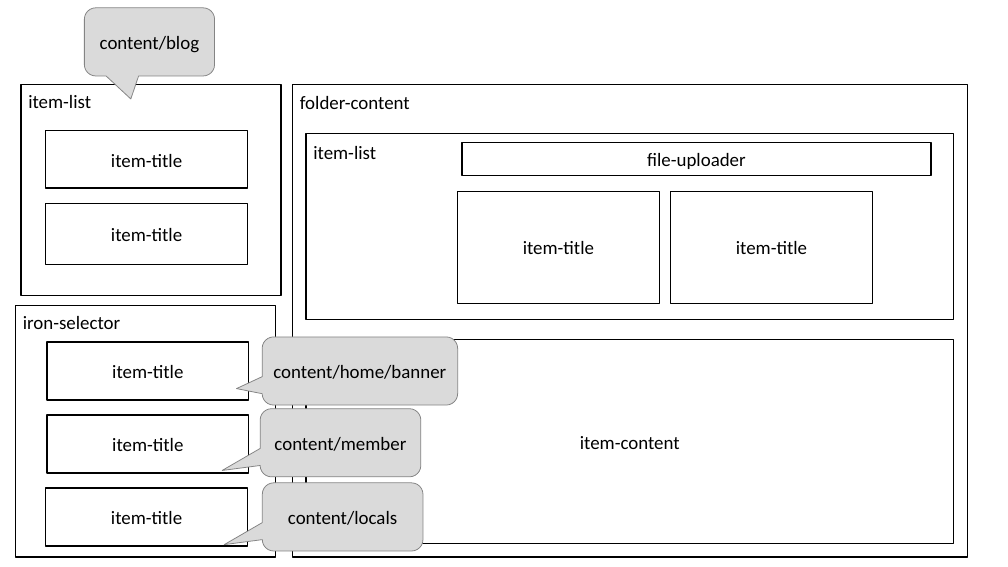
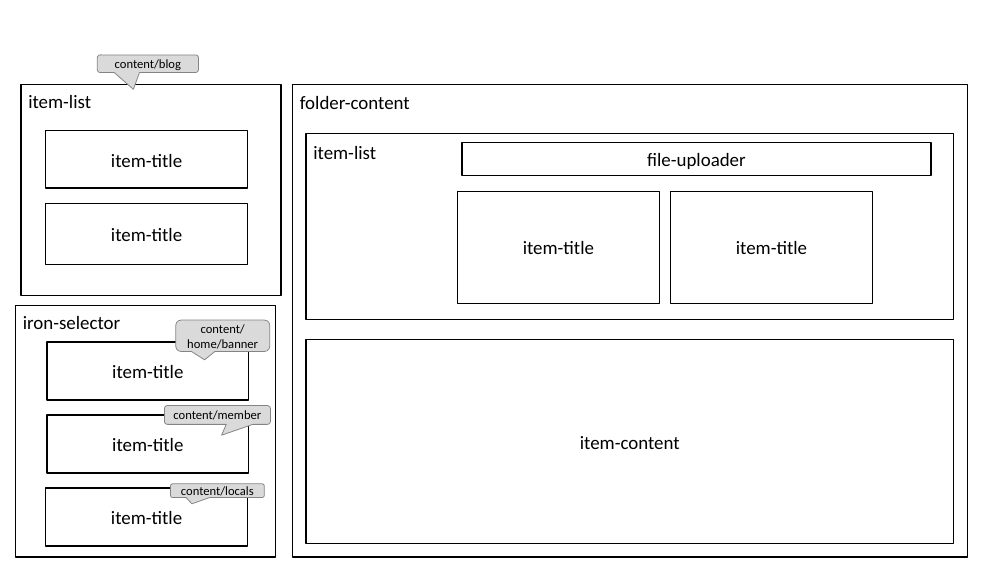
Before and after one commit to duongphuhiep/hcqh, a slide deck: slide 3 of admin/workshop.pptx. Drawn at 1008x567 pixels with LibreOffice and Linux fonts; fonts in the diff are those of the drawing. Boxes give left, top, right and bottom in pixels: in the first picture for what was removed or moved away, otherwise in the second. Text is boxed around its words. In the diff, an @@ line names an element or a change of style, - is before the commit and + after.

Commit message:
small label

```diff
--- a/admin/workshop.pptx
+++ b/admin/workshop.pptx
@@ rounded speech box "content/blog": place and size @@
-rounded speech box "content/blog" at <box>85,8,215,76</box>
+rounded speech box "content/blog" at <box>98,55,199,73</box>
@@ size 18 to 12 pt; proportions changed in 4 elements at <box>98,55,199,73</box>, <box>164,405,270,424</box>, <box>171,484,265,498</box>, <box>176,320,270,351</box> @@
@@ rounded speech box "content/home/banner": place and size @@
-rounded speech box "content/home/banner" at <box>262,337,458,405</box>
+rounded speech box "content/home/banner" at <box>176,320,270,351</box>
@@ rounded speech box "content/member": place and size @@
-rounded speech box "content/member" at <box>260,409,421,477</box>
+rounded speech box "content/member" at <box>164,405,270,424</box>
@@ rounded speech box "content/locals": place and size @@
-rounded speech box "content/locals" at <box>262,483,423,551</box>
+rounded speech box "content/locals" at <box>171,484,265,498</box>
```
